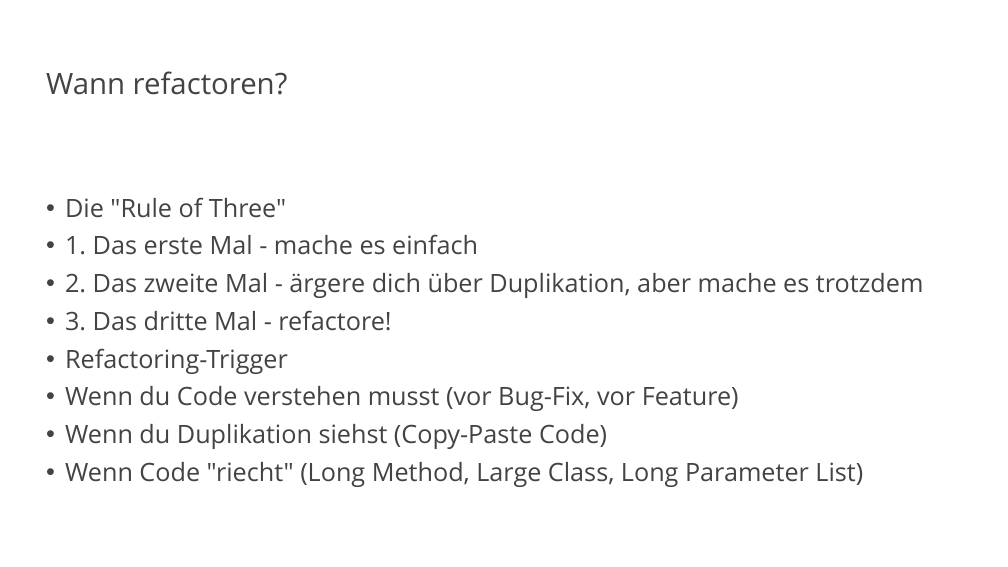
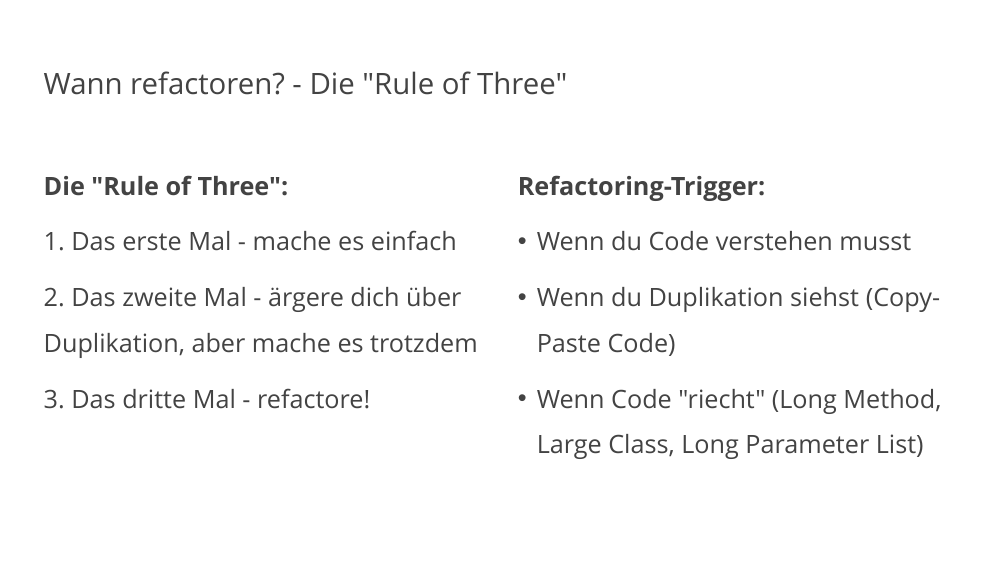
Before and after one commit to vanillacore-net/september-2025-telekom-training, a slide deck: slide 32 of presentations/powerpoint/intro-presentation.pptx (slide 26 before the commit). Drawn at 1008x567 pixels with LibreOffice and Linux fonts; fonts in the diff are those of the drawing; background and template pictures are left out. Boxes give left, top, right and bottom in pixels: in the first picture for what was removed or moved away, otherwise in the second. Text is boxed around its words. In the diff, an @@ line names an element or a change of style, - is before the commit and + after.

```diff
--- a/presentations/powerpoint/intro-presentation.pptx
+++ b/presentations/powerpoint/intro-presentation.pptx
@@ title at (x1=44, y1=71, x2=567, y2=95): text changed @@
-Wann refactoren?
+Wann refactoren? - Die "Rule of Three"
@@ text at (x1=44, y1=175, x2=289, y2=196): text changed; bold on @@
-• Die "Rule of Three"
+Die "Rule of Three":
@@ text added at (x1=518, y1=175, x2=941, y2=459), 24 pt, text #434343 @@
+Refactoring-Trigger:
+• Wenn du Code verstehen musst
+• Wenn du Duplikation siehst (Copy-Paste Code)
+• Wenn Code "riecht" (Long Method, Large Class, Long Parameter List)
@@ text at (x1=44, y1=230, x2=478, y2=409): bullet • to none; line spacing 0.9 to 1.5 @@
@@ text at (x1=65, y1=348, x2=863, y2=487): paragraphs removed @@
-• Refactoring-Trigger
-• Wenn du Code verstehen musst (vor Bug-Fix, vor Feature)
-• Wenn du Duplikation siehst (Copy-Paste Code)
-• Wenn Code "riecht" (Long Method, Large Class, Long Parameter List)
```
Also in this commit, not shown: 27 other slides changed, 6 slides added, 1 slide removed, 11 other files.
